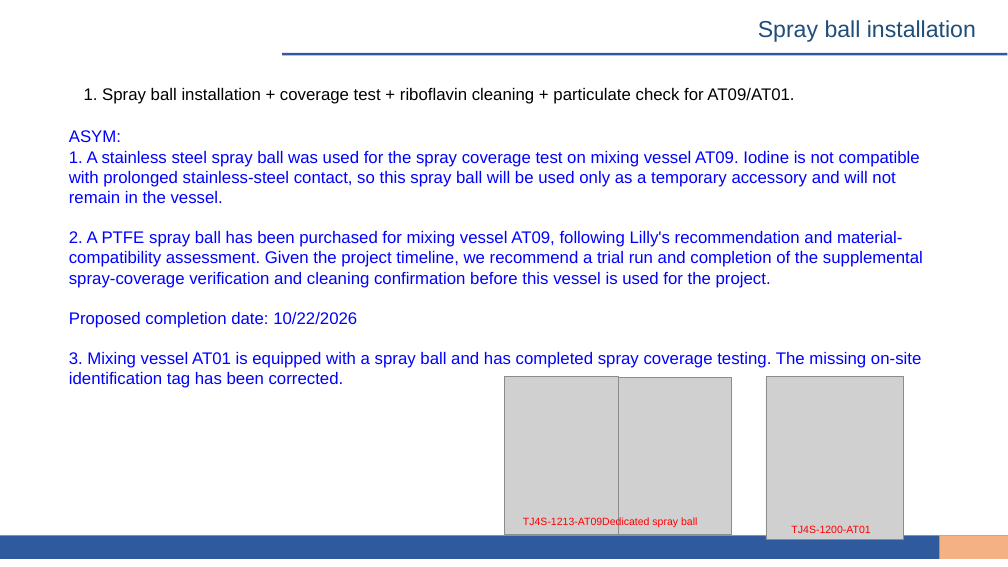
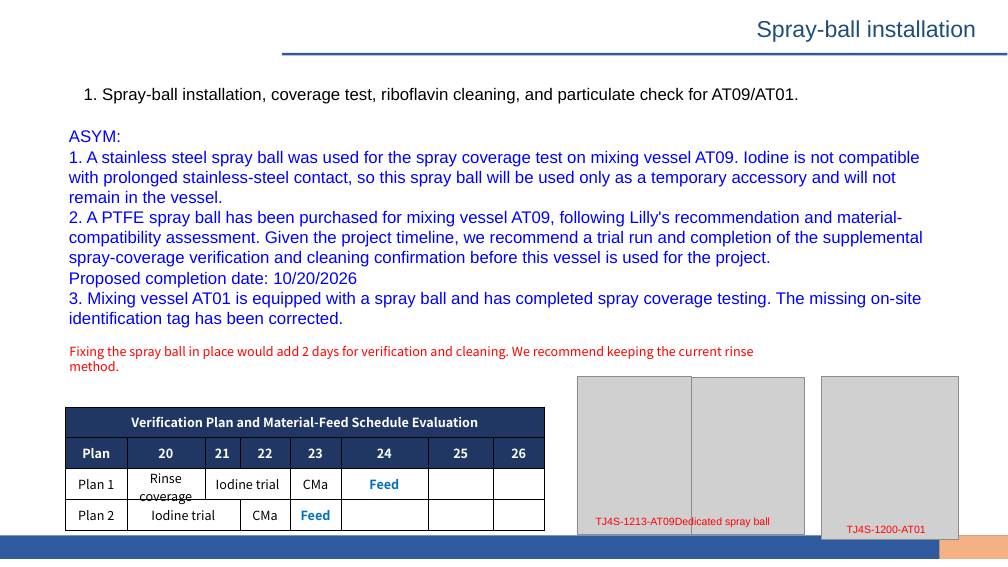
Before and after one commit to peterli0913/BLA, a slide deck: slide 2 of Fragment Issues - 10172026 (EN)_b2b88b1b.pptx (slide 1 before the commit). Drawn at 1008x567 pixels with LibreOffice and Linux fonts; fonts in the diff are those of the drawing; grey boxes stand for pictures; background and template pictures are left out. Boxes give left, top, right and bottom in pixels: in the first picture for what was removed or moved away, otherwise in the second. Text is boxed around its words. In the diff, an @@ line names an element or a change of style, - is before the commit and + after.

```diff
--- a/Fragment Issues - 10172026 (EN)_b2b88b1b.pptx
+++ b/Fragment Issues - 10172026 (EN)_b2b88b1b.pptx
@@ text at [757, 20, 976, 42]: text changed @@
-Spray ball installation
+Spray-ball installation
@@ text at [84, 87, 799, 104]: text changed @@
-1. Spray ball installation + coverage test + riboflavin cleaning + particulate check for AT09/AT01.
+1. Spray-ball installation, coverage test, riboflavin cleaning, and particulate check for AT09/AT01.
@@ text at [69, 271, 357, 288]: text changed @@
-Proposed completion date: 10/22/2026
+Proposed completion date: 10/20/2026
@@ text added at [69, 346, 754, 371], 24 pt, text #FF0000 @@
+Fixing the spray ball in place would add 2 days for verification and cleaning. We recommend keeping the current rinse method.
@@ picture: place and size @@
-picture at [766, 376, 903, 539]
+picture at [821, 376, 958, 539]
@@ table added at [66, 407, 545, 531], 4 rows, 8 columns @@
+Verification Plan and Material-Feed Schedule Evaluation |  |  |  |  |  |  | 
+Plan | 20 | 21 | 22 | 23 | 24 | 25 | 26
+Plan 1 | Rinse coverage | Iodine trial |  | CMa | Feed |  | 
+Plan 2 | Iodine trial |  | CMa | Feed |  |  | 
@@ 2 pictures, 1 text: place and size @@
-2 pictures, 1 text at [504, 376, 732, 534]
+2 pictures, 1 text at [577, 376, 804, 534]
@@ text "TJ4S-1200-AT01": place and size @@
-text "TJ4S-1200-AT01" at [791, 525, 870, 533]
+text "TJ4S-1200-AT01" at [847, 525, 926, 533]
```
Also in this commit, not shown: 1 other slide changed, 1 slide added.
